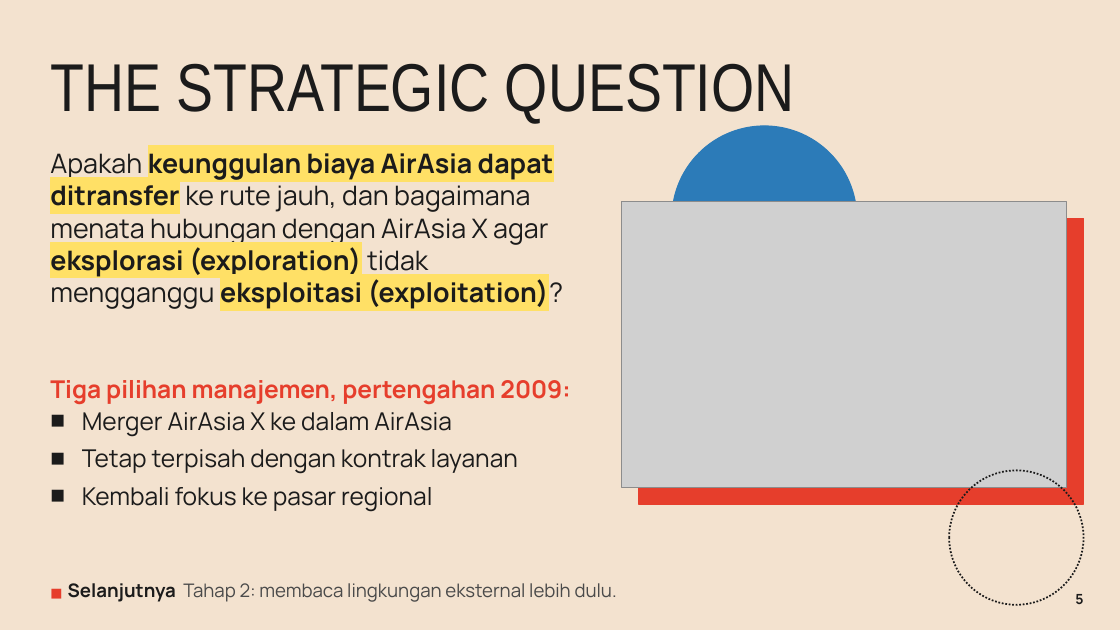
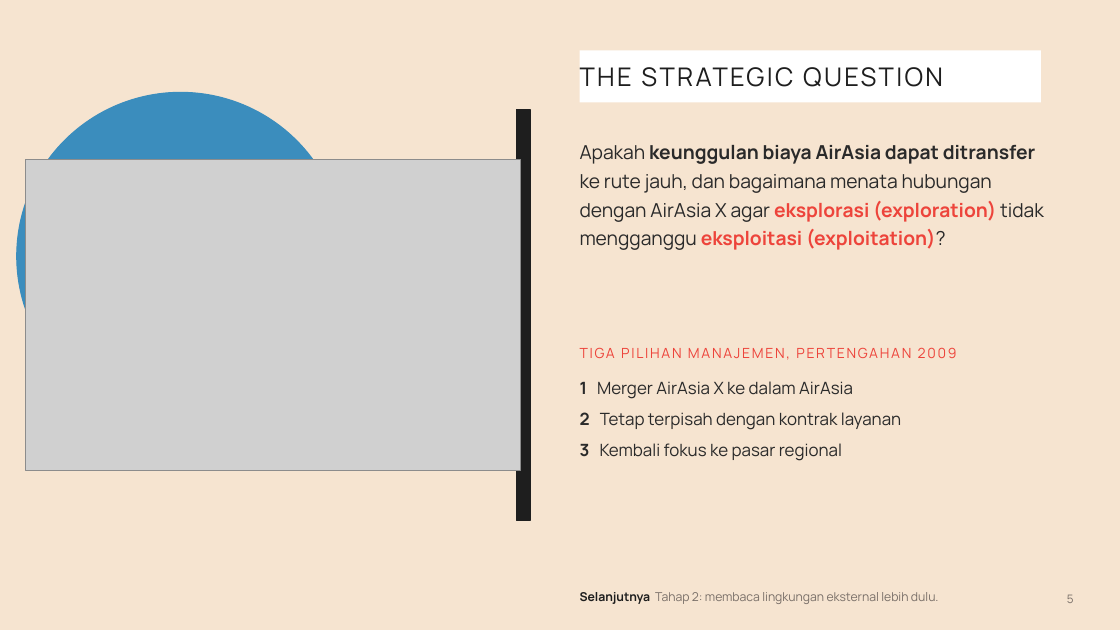
Before and after one commit to aslihabnuri/Dom-Manipulation, a slide deck: slide 5 of strategic-management/airasia-case/SMJKT_Group 3_Aslih_Case AirAsia.pptx. Drawn at 1120x630 pixels with LibreOffice and Linux fonts; fonts in the diff are those of the drawing; grey boxes stand for pictures. Boxes give left, top, right and bottom in pixels: in the first picture for what was removed or moved away, otherwise in the second. Text is boxed around its words. In the diff, an @@ line names an element or a change of style, - is before the commit and + after.

```diff
--- a/strategic-management/airasia-case/SMJKT_Group 3_Aslih_Case AirAsia.pptx
+++ b/strategic-management/airasia-case/SMJKT_Group 3_Aslih_Case AirAsia.pptx
@@ background #F3E2CF to #F6E4D0 @@
@@ rectangle "THE STRATEGIC QUESTION" resized from (x1=50, y1=63, x2=794, y2=124) to (x1=580, y1=50, x2=1041, y2=103) @@
@@ rectangle "THE STRATEGIC QUESTION" at (x1=580, y1=50, x2=1041, y2=103): size 58 to 22 pt, font Arial Narrow to Manrope, text colour #1B1B1B to #1E1E1E, letter spacing 0 to 2 pt; fill none to #FFFFFF @@
@@ ellipse added at (x1=17, y1=92, x2=344, y2=420), fill #3B8DBD, outline #3B8DBD 1 pt @@
@@ rectangle added at (x1=517, y1=109, x2=530, y2=521), fill #1E1E1E, outline #1E1E1E 1 pt @@
@@ text "Apakah keunggulan biaya AirAsia dapat ..." moved from (x1=50, y1=153, x2=564, y2=310) to (x1=580, y1=145, x2=1044, y2=250) @@
@@ text "Apakah keunggulan biaya AirAsia dapat ..." at (x1=580, y1=145, x2=1044, y2=250): size 23 to 16.5 pt; text colour #1B1B1B to #2A2A2A in "Apakah keunggulan biaya AirAsia dapat ditransfer ke ..."; text colour #1B1B1B to #ED443B in "eksplorasi (exploration) eksploitasi (exploitation)?"; highlight #FFE066 to none in "keunggulan biaya AirAsia dapat ditransfer eksplorasi (explor ..."; line spacing 1 to 1.25; more space between paragraphs @@
@@ ellipse removed at (x1=672, y1=126, x2=857, y2=311) @@
@@ picture added at (x1=25, y1=160, x2=521, y2=471) @@
@@ picture removed at (x1=622, y1=202, x2=1067, y2=487) @@
@@ rectangle removed at (x1=639, y1=218, x2=1084, y2=504) @@
@@ text added at (x1=580, y1=348, x2=957, y2=360), 12 pt, text #ED443B @@
+TIGA PILIHAN MANAJEMEN, PERTENGAHAN 2009
@@ text at (x1=580, y1=381, x2=901, y2=461): text changed; size 21 to 14.5 pt; text colour #1B1B1B to #2A2A2A @@
-Tiga pilihan manajemen, pertengahan 2009:
-■ Merger AirAsia X ke dalam AirAsia
-■ Tetap terpisah dengan kontrak layanan
-■ Kembali fokus ke pasar regional
+1 Merger AirAsia X ke dalam AirAsia
+2 Tetap terpisah dengan kontrak layanan
+3 Kembali fokus ke pasar regional
@@ ellipse removed at (x1=949, y1=471, x2=1084, y2=605) @@
@@ text at (x1=580, y1=592, x2=939, y2=604): text changed; size 16 to 10.5 pt; text colour #4A4A4A to #7A7069 @@
-■ Selanjutnya Tahap 2: membaca lingkungan eksternal lebih dulu.
+Selanjutnya Tahap 2: membaca lingkungan eksternal lebih dulu.
@@ text "5" at (x1=1067, y1=594, x2=1074, y2=603): size 12 to 10 pt, text colour #1B1B1B to #7A7069, bold off @@
```
Also in this commit, not shown: 19 other slides changed, 28 other files.
